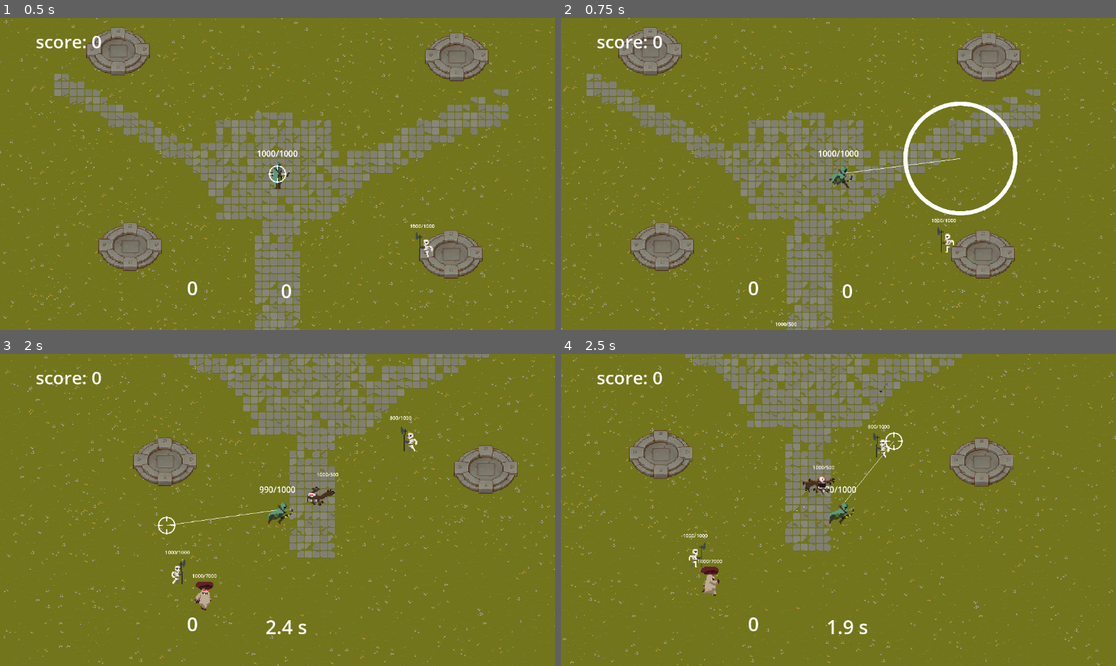
Above: before the commit, frames 1-4 (two rows, left to right).
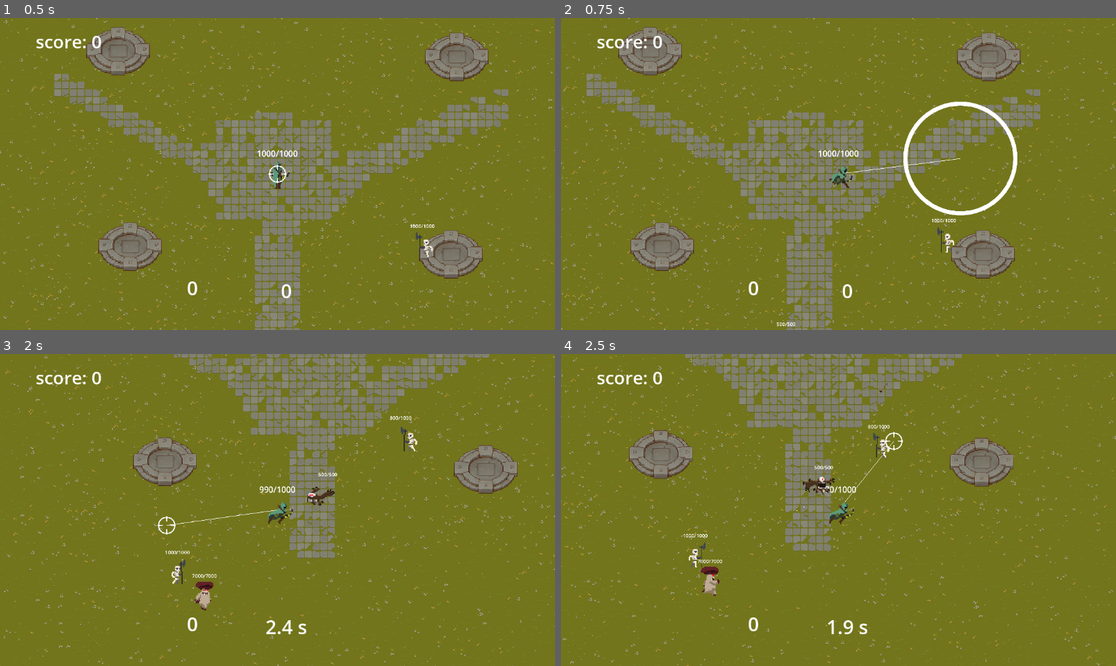
Above: after the commit, the same moments.

Repository: tortoise501/DNS-game
Game: Godot game, scene res://scenes/world.tscn
Same seed, same stepped clock (60 frames per second), same inputs: the game is played once before the commit and once after it.
Inputs (mouse positions are in pixels of both pictures, inside the frame that each line leads up to):
- Up to frame 1 (0.5 s): no input
- Up to frame 2 (0.75 s): move the mouse to (960, 158) at 0.52 s; hold Right (ui_right) from 0.53 s (still down); tap 1 (ability_1) at 0.6 s
- Up to frame 3 (2 s): move the mouse to (166, 525) at 1.27 s; release Right (ui_right) at 1.28 s; hold Down (ui_down) from 1.28 s (still down); tap 2 (ability_2) at 1.35 s
- Up to frame 4 (2.5 s): move the mouse to (894, 441) at 2.02 s; release Down (ui_down) at 2.03 s; hold Right (ui_right) from 2.03 s (still down); click (894, 441) at 2.1 s

Frame 1 is identical in both runs. In frame 2, less than 0.1% of the frame differs, in the area x 38-43%, y 97-99%; in frame 3, less than 0.1%; in frame 4, less than 0.1%, in the area x 24-50%, y 35-68%.

Commit message:
fixed enemy hp

Diff:
--- a/prefabs/Enemy/enemy.gd
+++ b/prefabs/Enemy/enemy.gd
@@ -26,6 +26,7 @@
 
 
 func _ready():
+	currentHP = maxHP
 	update_hp_label()
 	# These values need to be adjusted for the actor's speed
 	# and the navigation layout.
